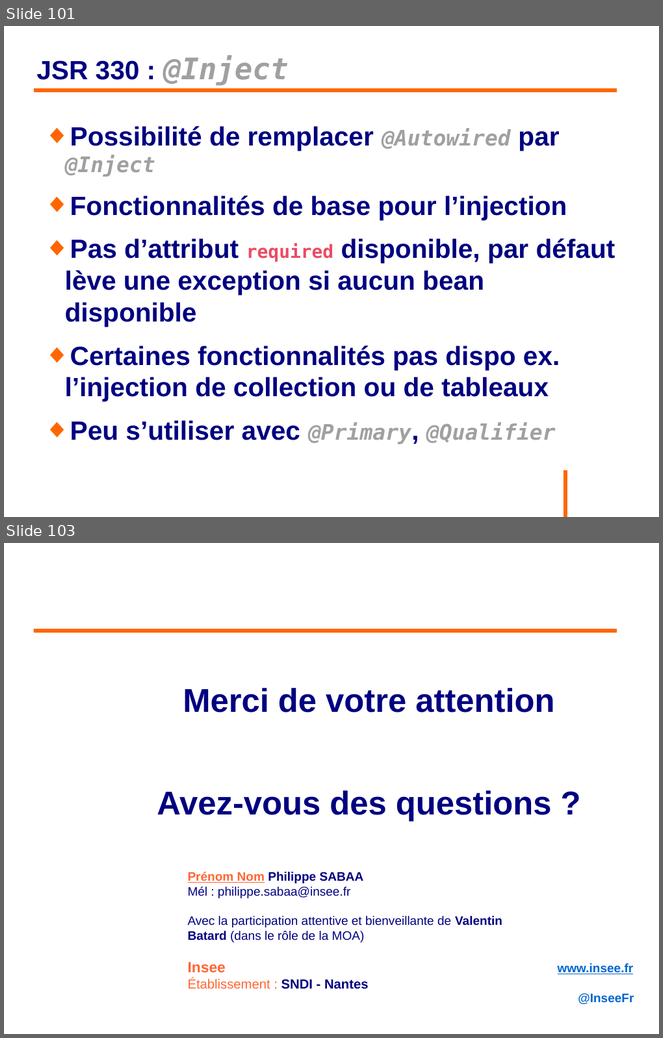
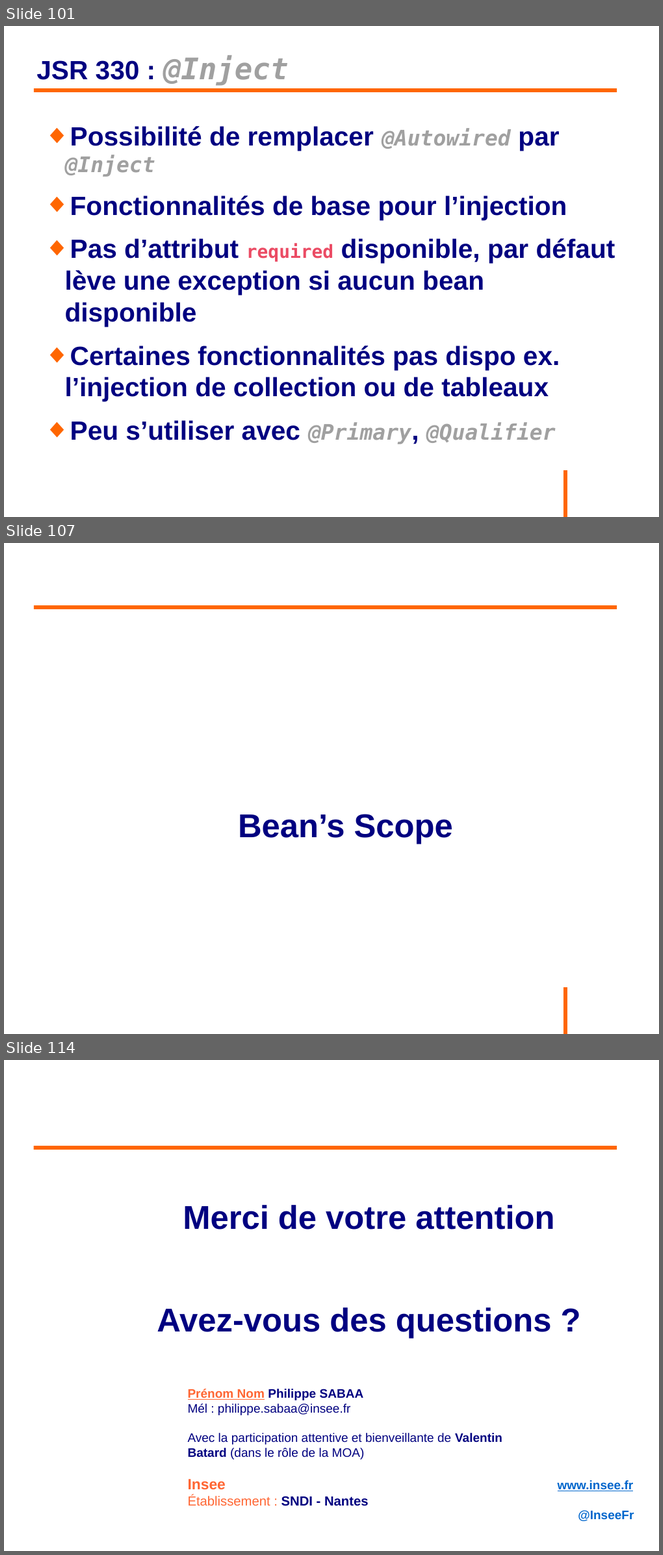
Before and after one commit to philphils/formation-spring, a slide deck: Documentation/diapo_formation_spring.odp. Shown one above the other, each under a label of ours: slides 101 and 103 before the commit, slides 101, 107 and 114 after it; the slides between them are not shown. The pictures are 663x1038 and 663x1555 pixels, drawn with LibreOffice and Linux fonts; fonts in the diff are those of the drawing; background and template pictures are left out. Boxes give left, top, right and bottom in pixels: in the first picture for what was removed or moved away, otherwise in the second. Text is boxed around its words. In the diff, an @@ line names an element or a change of style, - is before the commit and + after.

```diff
--- a/Documentation/diapo_formation_spring.odp
+++ b/Documentation/diapo_formation_spring.odp
@@ slide 107 added at [4,543,659,1034], background #FFFFFF; not listed: 1 template element that a slide beside it also shows @@
@@ line added from (34, 607) to (618, 607), #FF6600 4.54 pt @@
@@ text added at [238,814,453,845], 40 pt, text #000080, bold @@
+Bean’s Scope
@@ what was slide 103 is now slide 114 @@
```
Also in this commit, not shown: 2 slides changed, 10 other slides added.
